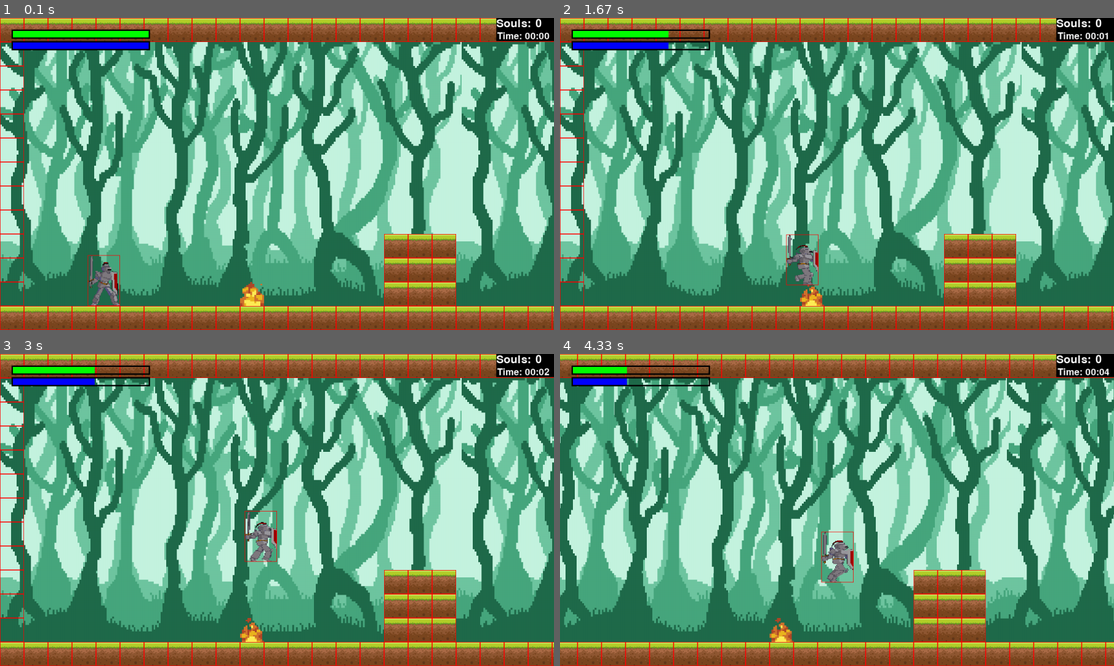
Above: before the commit, frames 1-4 (two rows, left to right).
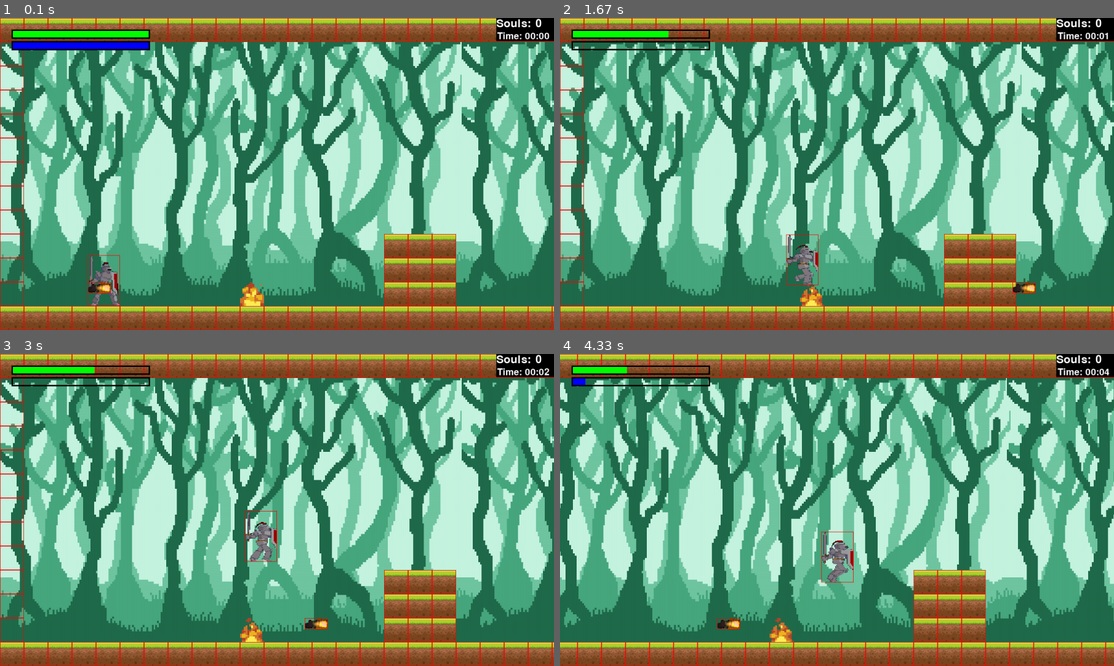
Above: after the commit, the same moments.

Repository: Ignacio630/ignacio_medici_pygame_tp_final
Game: pygame game, started from proyecto_final_juego/main.py
The game is run twice, just before and just after one commit, with the same random seed, the same clock (stepped at 60 frames per second) and the same inputs.
Inputs:
- Up to frame 1 (0.1 s): no input
- Up to frame 2 (1.67 s): hold X 0.33-0.8 s; hold Right 0.33-0.8 s; hold Right 0.83-1.3 s; tap X at 0.9, 1.2, 1.4 s; tap Space at 0.98 s; hold Right from 1.33 s (still down); tap 0 at 1.48 s
- Up to frame 3 (3 s): tap X at 1.7, 1.9, 2.2, 2.47, 2.77, 2.9 s; release Right at 1.8 s; hold Left 1.83-2.37 s; hold Right 2.4-2.8 s; tap Space at 2.55 s; hold Right from 2.83 s (still down); tap 0 at 2.98 s
- Up to frame 4 (4.33 s): tap X at 3.2, 3.57, 3.87, 4.07 s; release Right at 3.47 s; hold Left 3.5-3.97 s; hold Right from 4 s (still down); tap Space at 4.15 s

The runs differ from the first frame. In frame 1, 0.1% of the frame differs, in the area x 15-20%, y 84-89%; in frame 2, 0.5%, in the area x 2-86%, y 7-89%; in frame 3, 0.5%; in frame 4, 0.3%.

Commit message:
ataque a distancia

Diff:
--- a/proyecto_final_juego/config.py
+++ b/proyecto_final_juego/config.py
@@ -57,3 +57,15 @@
 
 SPEED_WALK = 4
 SPEED_RUN = 6
+
+#pantalla
+RESOLUTION_WIDTH = 1200
+RESOLUTION_HEIGHT = len(level_map_1) * 52
+# #Menu
+MENU_WIDTH = 400
+MENU_HEIGHT = RESOLUTION_HEIGHT
+
+#setup menu
+SETUP_MAIN_MENU = ["title","load_game","options","exit"]
+SETUP_OPTIONS_MENU = ["sonido","volver"]
+SETUP_LEVELS_MENU = ["level_1","level_2","level_3","exit"]
--- a/proyecto_final_juego/fireball.py
+++ b/proyecto_final_juego/fireball.py
@@ -4,20 +4,32 @@
 
 class Fireball:
     def __init__(self,path,pos,size,frame) -> None:
-        self.surface = getSurface(path=path,frame=frame,flag_flip=False,size=size)
-        self.rect = self.surface.get_rect(topleft=pos)
-        self.cooldown = 10000
-        self.is_avaible = True
-        self.is_collition = False
-        self.speed = 0
+        self.animation = getSurfaceFromSeparateSprite(path=path,frames=frame,flag_flip=False,size=size)
+        self.frame = 0
+        self.pos = pos
+        self.image_fireball = self.animation[self.frame]
+        self.rect = self.image_fireball.get_rect(topleft=self.pos)
+        self.speed_fireball = 0
+
+    def fire(self,speed):
+        self.speed_fireball = speed
+
+    def collition(self):
+        if (self.rect.x < 0 or self.rect.x > RESOLUTION_WIDTH):
+            self.rect.topleft = self.pos
+            self.speed_fireball = 0
+
 
     def update(self,world_move):
-        self.rect.x += world_move.x + self.speed
-
-        if not self.is_avaible:
-            current_time = pygame.time.get_ticks()
-            if (current_time - self.last_fireball) >= self.cooldown:
-                self.is_avaible = True
-
+        self.rect.x += world_move.x + self.speed_fireball
+        # if (self.tiempo_transcurrido >= 200):
+        #     self.tiempo_transcurrido = 0
+        if(self.frame < len(self.animation)-1):
+            self.frame += 1
+        else:
+            self.frame = 0
+        self.collition()
     def draw(self,screen):
-        screen.blit(self.surface,self.rect)
+        screen.blit(self.image_fireball,self.rect)
+        if DEBUG:
+            pygame.draw.rect(screen,R,self.rect,1)
--- a/proyecto_final_juego/levels.py
+++ b/proyecto_final_juego/levels.py
@@ -50,15 +50,3 @@
     'ITTTTTTTTTTTTTTTTTTTTTTTTTTTTTTTTTTTTTTTTTTTTTTTTTTTTTTTTTTTTTTTTTTD',
     'ITTTTTTTTTTTTTTTTTTTTTTTTTTTTTTTTTTTTTTTTTTTTTTTTTTTTTTTTTTTTTTTTTTD'
 ]
-
-
-RESOLUTION_WIDTH = 1200
-RESOLUTION_HEIGHT = len(level_map_1) * 52
-# #Menu
-MENU_WIDTH = 400
-MENU_HEIGHT = RESOLUTION_HEIGHT
-
-#setup menu
-SETUP_MAIN_MENU = ["title","load_game","options","exit"]
-SETUP_OPTIONS_MENU = ["sonido","volver"]
-SETUP_LEVELS_MENU = ["level_1","level_2","level_3","exit"]
--- a/proyecto_final_juego/player.py
+++ b/proyecto_final_juego/player.py
@@ -3,6 +3,7 @@
 from levels import *
 from funciones_utiles import *
 from fireball import Fireball
+
 class Player:
     def __init__(self,path,speed_walk,speed_run,jump_power,jump_height,gravity,size,pos) -> None:
         self.stay_frames_r = getSurfaceFromSeparateSprite("{0}{1}".format(path,PATH_STAND),9,False,size)
@@ -20,6 +21,7 @@
         self.imagen_jugador = self.animation[self.frame]
         self.rect_jugador = self.imagen_jugador.get_rect(topright = pos)
 
+        self.fireball = Fireball("{0}{1}".format(path,PATH_FIREBALL),self.rect_jugador.topleft,(50,25),7)
         self.rect_melee_attack = pygame.rect.Rect(0,0,0,0)
         self.rect_collition = pygame.rect.Rect(0,0,0,0)
 
@@ -55,6 +57,12 @@
         else:
             x, y = self.rect_jugador.center
             self.rect_collition = pygame.draw.rect(surface=surface,color=R,rect=(x,y,ancho,0))
+
+    def range_attack(self,screen):
+        if self.direction:
+            pass
+        else:
+            pass
     # HUD
     def stat_bar(self,screen,x,y,color,stat):
         widht = 300
@@ -122,6 +130,10 @@
             self.hp -= 10
             self.mana -= 10
 
+        if keys[pygame.K_x]:
+            self.mana = 10
+            self.fireball.fire(10)
+
         if keys[pygame.K_z]:
             self.melee_attack(surface)
         if keys[pygame.K_z]:
@@ -140,8 +152,7 @@
                 self.frame += 1
             else:
                 self.frame = 0
-
-        self.rect_melee_attack = pygame.rect.Rect(0,0,0,0)
+        print(self.rect_jugador.center)
         self.rect_jugador.x += self.direction_movement.x * self.speed_walk
         if (self.tiempo_transcurrido >= 500):
             while(self.mana == 100):
@@ -174,6 +185,8 @@
             self.speed_walk = SPEED_WALK
             self.speed_run = SPEED_RUN
 
+        self.fireball.update(world_move)
+
     def draw(self,screen):
         self.inputs(screen)
         if self.frame < len(self.animation):
@@ -183,6 +196,8 @@
 
         screen.blit(self.imagen_jugador,self.rect_jugador)
 
+        self.fireball.draw(screen)
+
         self.stat_bar(screen=screen,x=25,y=25,color=G,stat=self.hp)
         self.stat_bar(screen=screen,x=25,y=50,color=B,stat=self.mana)
 
